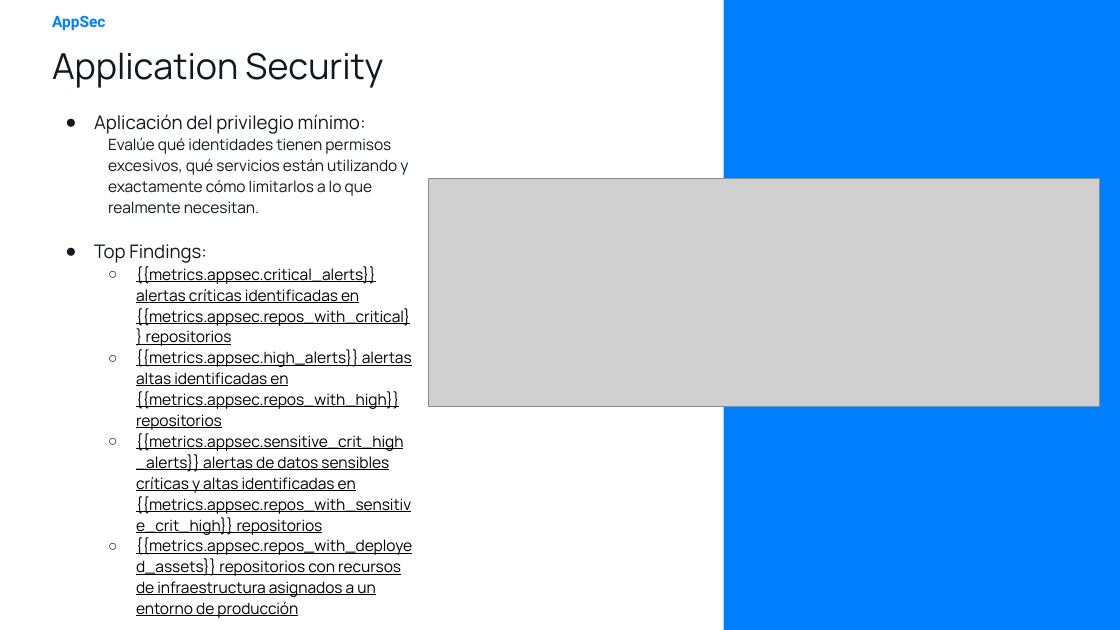
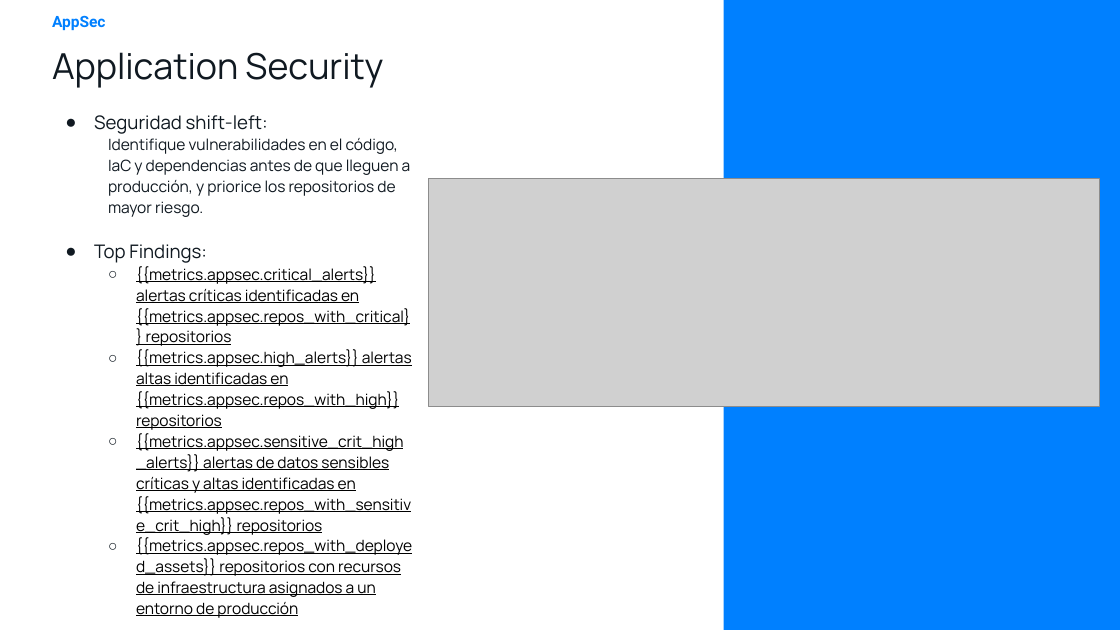
Before and after one commit to igorlopes-orca/automation-poc-report, a slide deck: slide 10 of templates/poc_report_es.pptx. Drawn at 1120x630 pixels with LibreOffice and Linux fonts; fonts in the diff are those of the drawing; grey boxes stand for pictures; background and template pictures are left out. Boxes give left, top, right and bottom in pixels: in the first picture for what was removed or moved away, otherwise in the second. Text is boxed around its words. In the diff, an @@ line names an element or a change of style, - is before the commit and + after.

```diff
--- a/templates/poc_report_es.pptx
+++ b/templates/poc_report_es.pptx
@@ text at [94, 115, 411, 217]: text changed @@
-● Aplicación del privilegio mínimo:
-Evalúe qué identidades tienen permisos excesivos, qué servicios están utilizando y exactamente cómo limitarlos a lo que realmente necesitan.
+● Seguridad shift-left:
+Identifique vulnerabilidades en el código, IaC y dependencias antes de que lleguen a producción, y priorice los repositorios de mayor riesgo.
```
Also in this commit, not shown: 2 other files.
